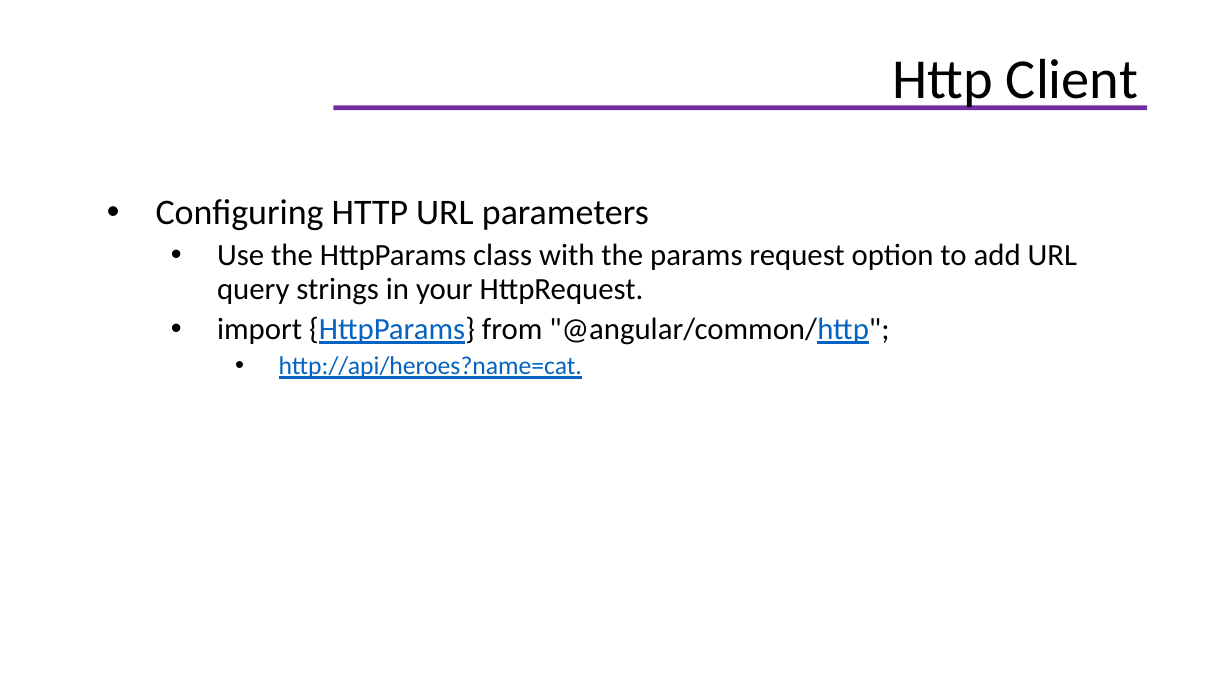
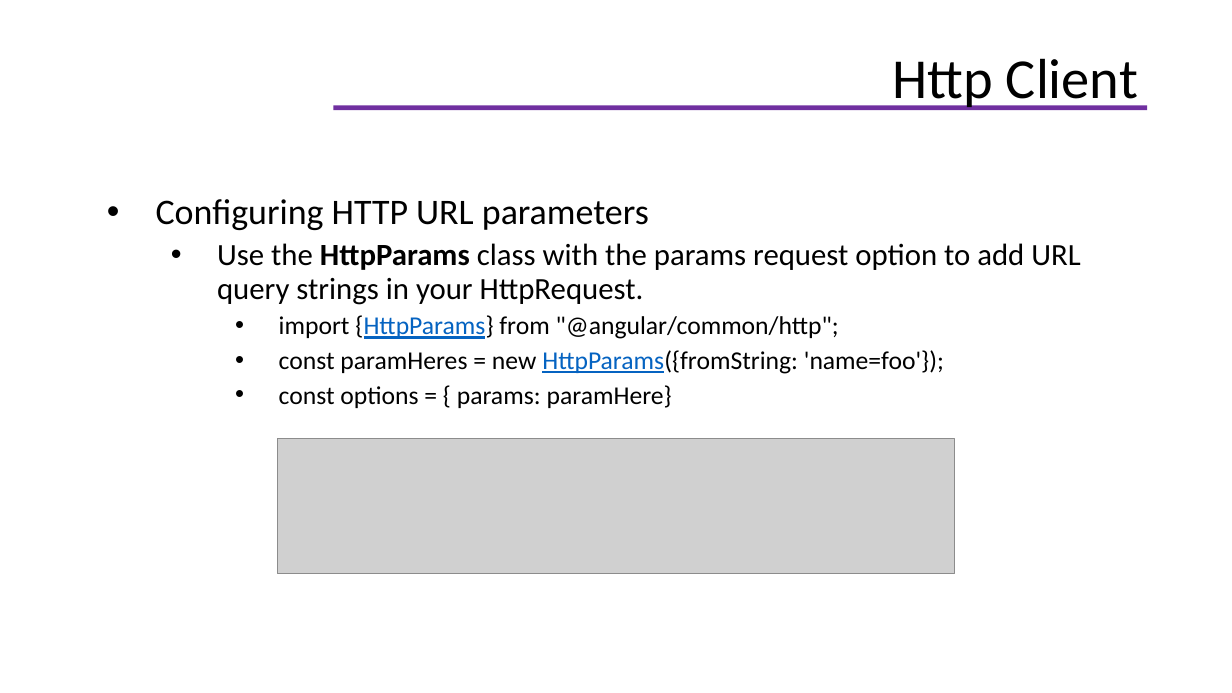
Before and after one commit to helenhash/angular-training, a slide deck: slide 98 of docs/Angular Training.pptx (slide 96 before the commit). Drawn at 1232x693 pixels with LibreOffice and Linux fonts; fonts in the diff are those of the drawing; grey boxes stand for pictures; background and template pictures are left out. Boxes give left, top, right and bottom in pixels: in the first picture for what was removed or moved away, otherwise in the second. Text is boxed around its words. In the diff, an @@ line names an element or a change of style, - is before the commit and + after.

```diff
--- a/docs/Angular Training.pptx
+++ b/docs/Angular Training.pptx
@@ text at box(217, 243, 1080, 339): bold on in "HttpParams"; size 18 to 15 pt in "import {HttpParams} from "@angular/common/http";"; text colour #0563C1 to #000000, underline off in ""@angular/common/http";"; list level 2 to 3 in "import {HttpParams} from "@angular/common/http";" @@
@@ text at box(279, 350, 944, 408): text changed; text colour #0563C1 to #000000 @@
-    • http://api/heroes?name=cat.
+    • const paramHeres = new HttpParams({fromString: 'name=foo'});
+    • const options = { params: paramHere}
@@ picture added at box(277, 439, 955, 573) @@
```
Also in this commit, not shown: 6 other slides changed, 2 slides added, 1 other file.
